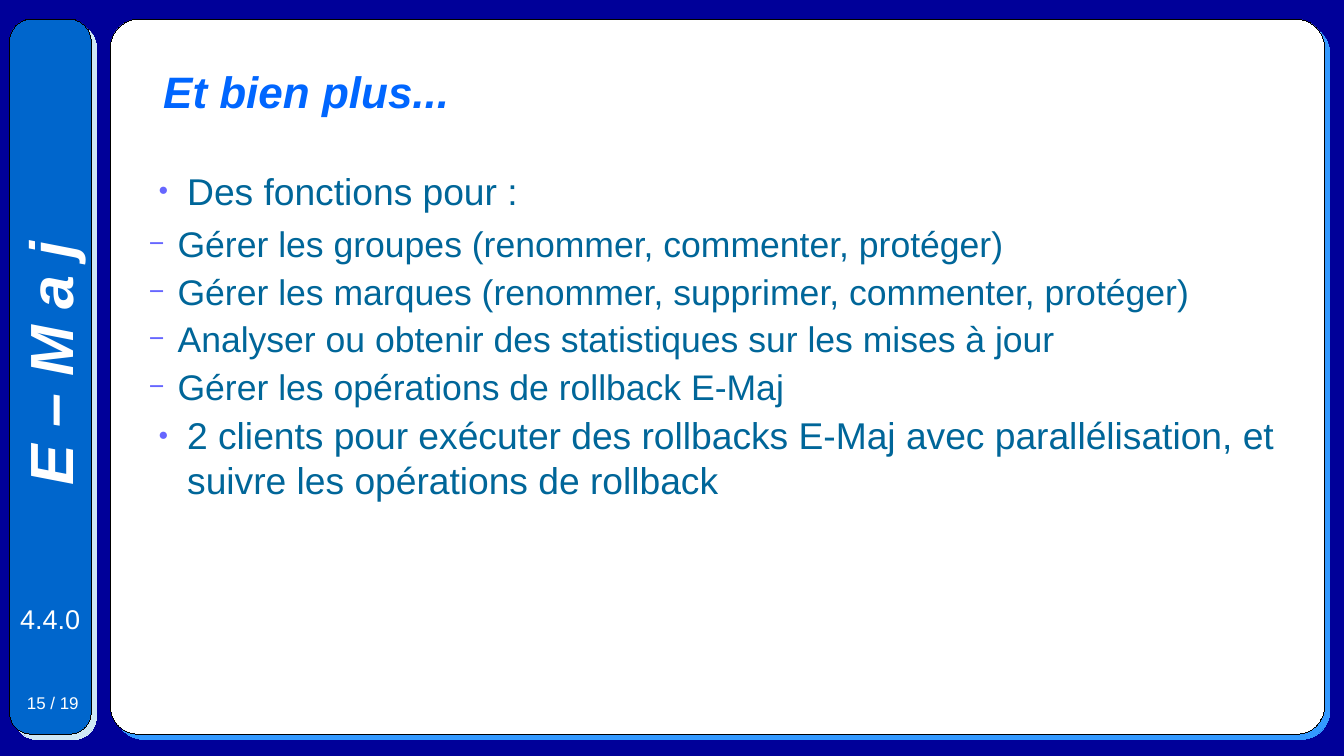
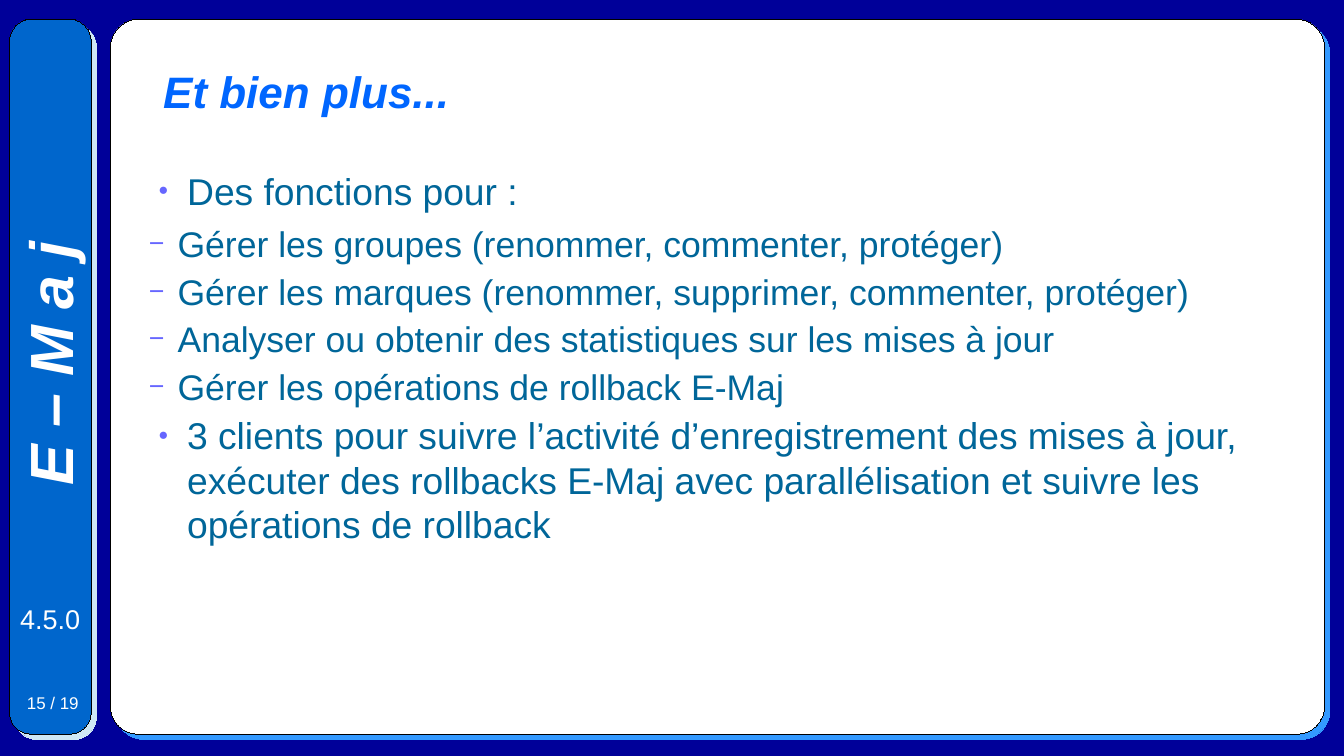
Before and after one commit to beaud76/emaj_doc, a slide deck: slide 15 of Emaj.devel_overview_fr.odp. Drawn at 1344x756 pixels with LibreOffice and Linux fonts; fonts in the diff are those of the drawing. Boxes give left, top, right and bottom in pixels: in the first picture for what was removed or moved away, otherwise in the second. Text is boxed around its words. In the diff, an @@ line names an element or a change of style, - is before the commit and + after.

```diff
--- a/Emaj.devel_overview_fr.odp
+++ b/Emaj.devel_overview_fr.odp
@@ text at (187,421,1236,546): text changed @@
-● 2 clients pour exécuter des rollbacks E-Maj avec parallélisation, et suivre les opérations de rollback
+● 3 clients pour suivre l’activité d’enregistrement des mises à jour, exécuter des rollbacks E-Maj avec parallélisation et suivre les opérations de rollback
@@ text at (20,610,80,630): text changed @@
-4.4.0
+4.5.0
```
Also in this commit, not shown: 17 other slides changed, 6 other files.
